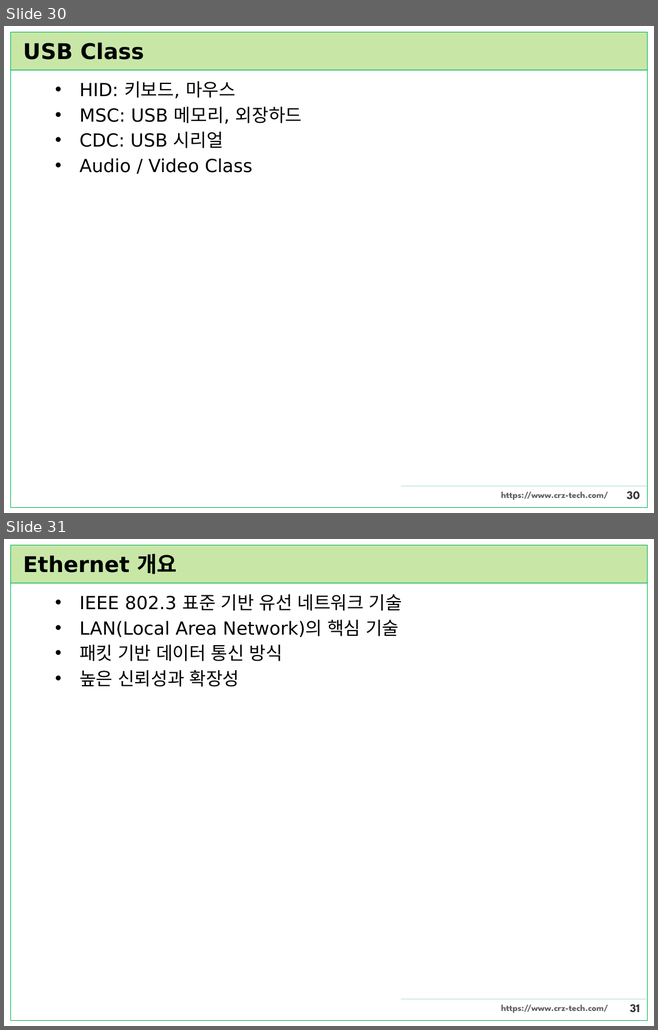
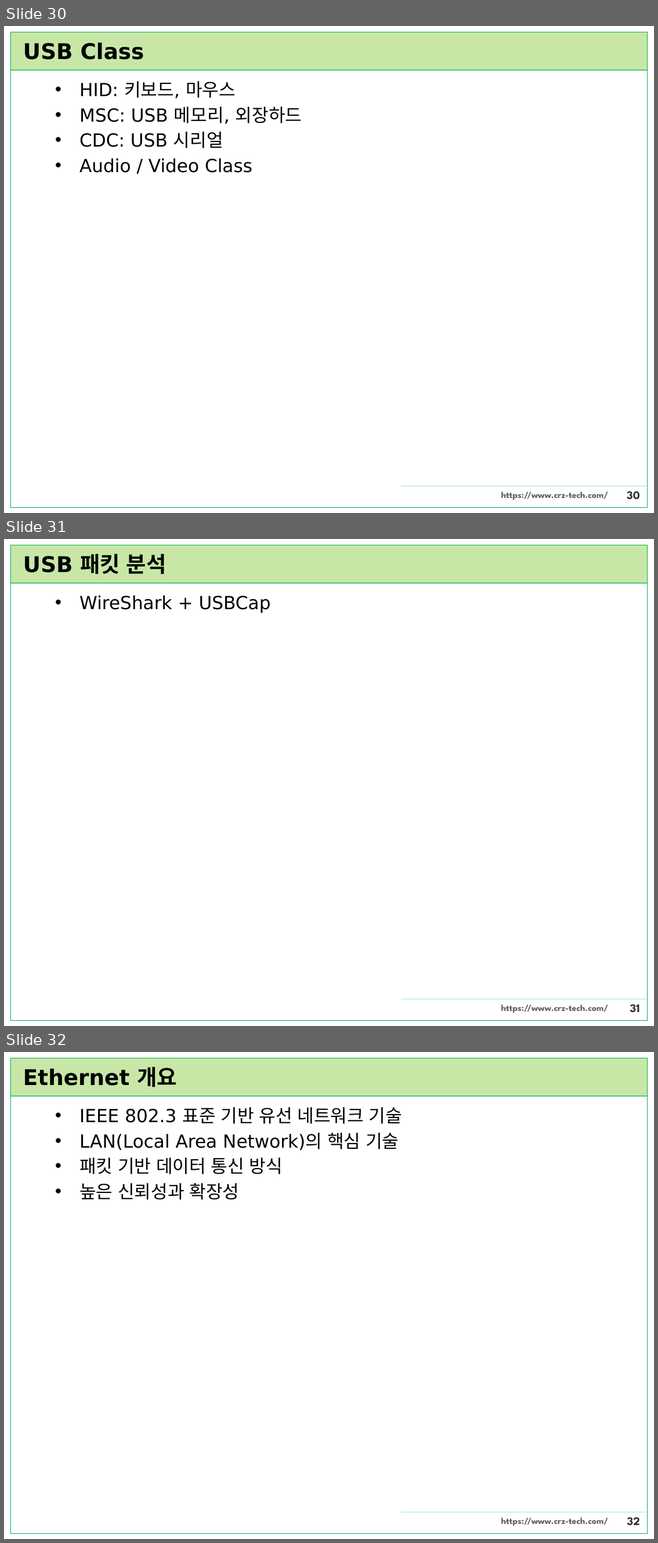
Before and after one commit to CRZ-Technology/Mango-M32, a slide deck: Mango-M32F4/23.통신프로토콜/통신프로토콜.pptx. Shown one above the other, each under a label of ours: slides 30 and 31 before the commit, slides 30, 31 and 32 after it. The pictures are 658x1030 and 658x1543 pixels, drawn with LibreOffice and Linux fonts; fonts in the diff are those of the drawing. Boxes give left, top, right and bottom in pixels: in the first picture for what was removed or moved away, otherwise in the second. Text is boxed around its words. In the diff, an @@ line names an element or a change of style, - is before the commit and + after.

```diff
--- a/Mango-M32F4/23.통신프로토콜/통신프로토콜.pptx
+++ b/Mango-M32F4/23.통신프로토콜/통신프로토콜.pptx
@@ slide 31 added at [4,539,654,1026], background #FFFFFF; not listed: 6 template elements that a slide beside it also shows @@
@@ title added at [23,553,166,574], 24 pt, text #000000, bold @@
+USB 패킷 분석
@@ text added at [79,595,271,613], 20 pt, text #000000 @@
+• WireShark + USBCap
@@ what was slide 31 is now slide 32 @@
@@ page number at [626,1517,639,1525]: text changed @@
-31
+32
```
Also in this commit, not shown: 1 other slide added.
